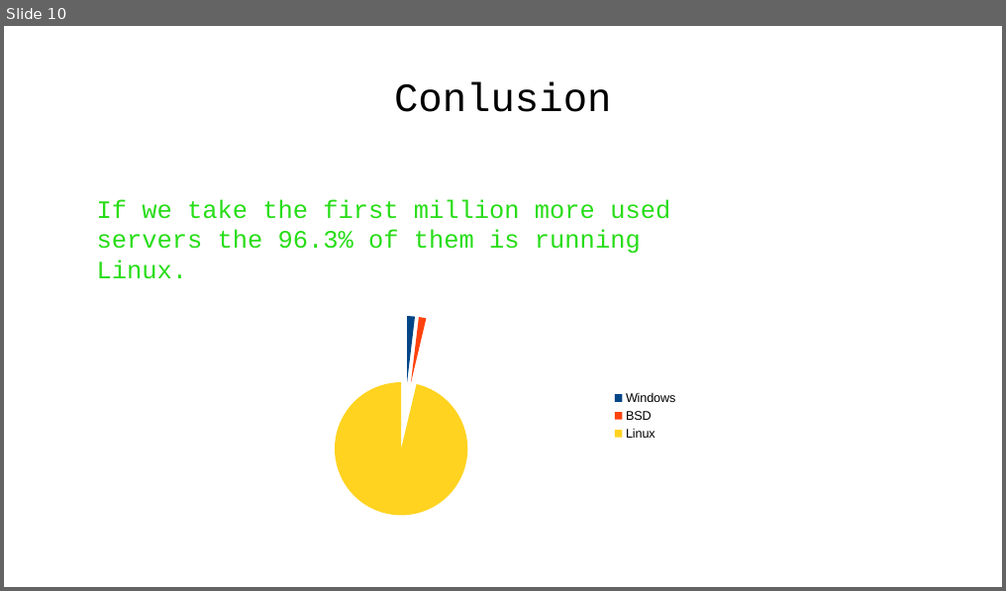
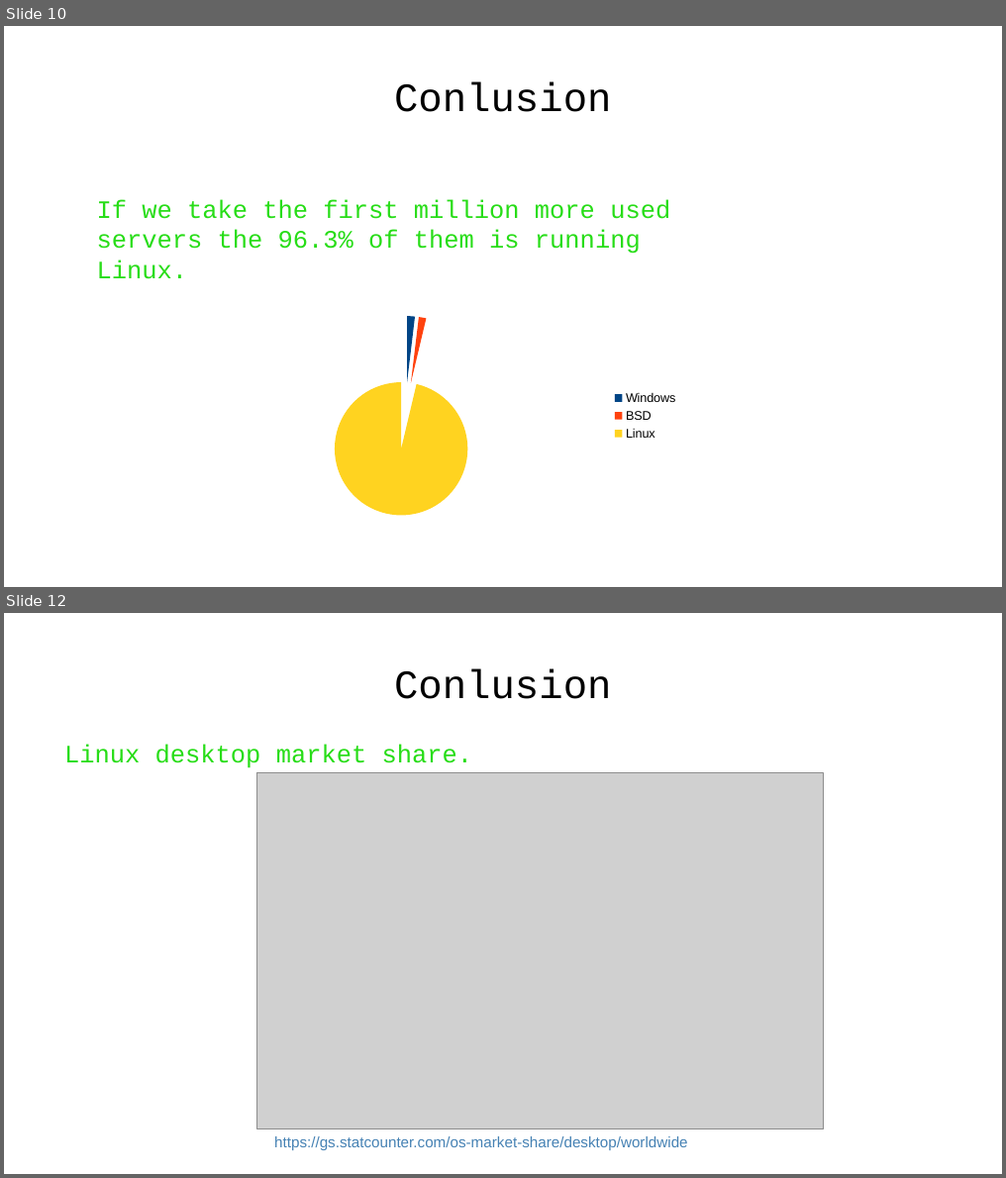
Before and after one commit to WAPEETY/open-source-presentation, a slide deck: open_source.odp. Shown one above the other, each under a label of ours: slide 10 before the commit, slides 10 and 12 after it; the slides between them are not shown. The pictures are 1006x591 and 1006x1178 pixels, drawn with LibreOffice and Linux fonts; fonts in the diff are those of the drawing; grey boxes stand for pictures; background and template pictures are left out. Boxes give left, top, right and bottom in pixels: in the first picture for what was removed or moved away, otherwise in the second. Text is boxed around its words. In the diff, an @@ line names an element or a change of style, - is before the commit and + after.

```diff
--- a/open_source.odp
+++ b/open_source.odp
@@ slide 12 added at (4,613,1002,1174), background picture (left out) @@
@@ title added at (394,668,611,699), 32 pt, text #000000 @@
+Conlusion
@@ text added at (64,744,473,768), 20 pt, text #27DD17 @@
+Linux desktop market share.
@@ picture added at (257,773,825,1130) @@
@@ text added at (274,1137,688,1151), 12 pt, text #4682B4 @@
+https://gs.statcounter.com/os-market-share/desktop/worldwide
```
Also in this commit, not shown: 4 slides changed.
